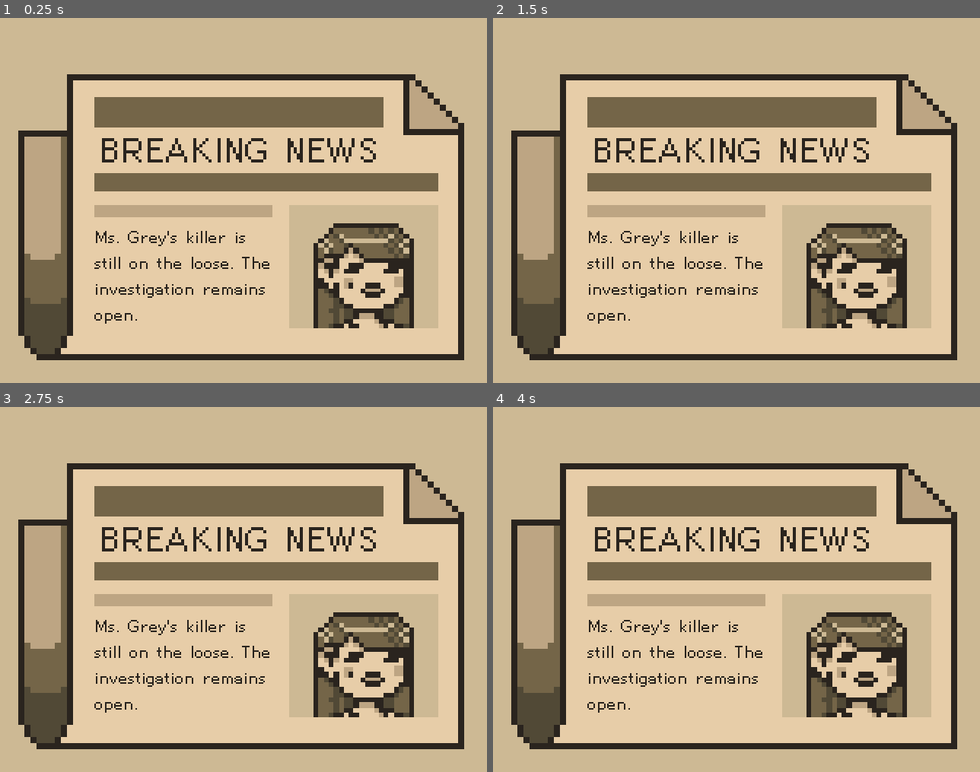
Above: before the commit, frames 1-4 (two rows, left to right).
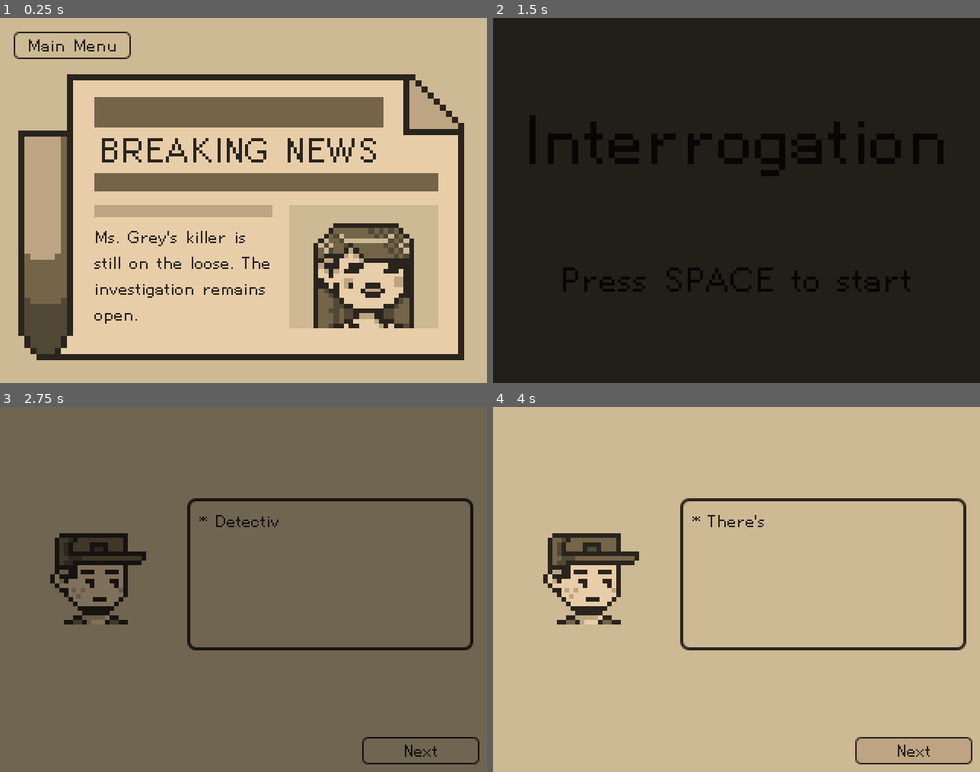
Above: after the commit, the same moments.

Repository: hkattt/game-off-2024
Game: Godot game, scene res://scenes/screens/lose.tscn
The game is run twice, just before and just after one commit, with the same random seed, the same clock (stepped at 60 frames per second) and the same inputs. This scene is started directly instead of the project's main scene. Sound files missing from this copy of the repository are replaced by a short silence.
Inputs (mouse positions are in pixels of both pictures, inside the frame that each line leads up to):
- Up to frame 1 (0.25 s): no input
- Up to frame 2 (1.5 s): click (566, 47) at 0.5 s, where only the run after the commit has a clickable "Main Menu"; tap Enter (ui_accept) at 1.25 s; hold Right (ui_right) from 1.28 s (still down)
- Up to frame 3 (2.75 s): keep holding Right (ui_right); tap Enter (ui_accept) at 1.52, 2.27 s; tap Space at 2 s
- Up to frame 4 (4 s): release Right (ui_right) at 2.75 s; click (911, 750) at 2.75 s, where only the run after the commit has a clickable "Next"; click (911, 750) at 3.5 s, where only the run after the commit has a clickable "Next"

The runs differ from the first frame. In frame 1, 0.4% of the frame differs, in the area x 2-27%, y 3-12%; in frame 2, 91%, in the area x 0-100%, y 0-100%; in frame 3, 89%; in frame 4, 60%.

Commit message:
Main menu button

Diff:
--- a/game-off-2024/scenes/screens/lose.tscn
+++ b/game-off-2024/scenes/screens/lose.tscn
@@ -1,8 +1,9 @@
-[gd_scene load_steps=4 format=3 uid="uid://cgaxipt6q2sph"]
+[gd_scene load_steps=5 format=3 uid="uid://cgaxipt6q2sph"]
 
 [ext_resource type="Texture2D" uid="uid://y8b50lq2kmdm" path="res://assets/newspaper.png.png" id="1_y6rim"]
 [ext_resource type="FontFile" uid="uid://dq4pyxfiswi2f" path="res://assets/font/HelvetiPixel.ttf" id="2_l1ksb"]
 [ext_resource type="PackedScene" uid="uid://dayyo42tlfn7n" path="res://scenes/ms_grey.tscn" id="3_lojbj"]
+[ext_resource type="PackedScene" uid="uid://dj456m2eant0h" path="res://scenes/ui/main_menu_button.tscn" id="4_km75t"]
 
 [node name="Lose" type="Node2D"]
 
@@ -41,3 +42,5 @@
 [node name="MsGrey" parent="." instance=ExtResource("3_lojbj")]
 position = Vector2(239, 169)
 scale = Vector2(1.09961, 1.09961)
+
+[node name="MainMenuButton" parent="." instance=ExtResource("4_km75t")]
--- a/game-off-2024/scenes/screens/victory.tscn
+++ b/game-off-2024/scenes/screens/victory.tscn
@@ -1,8 +1,9 @@
-[gd_scene load_steps=4 format=3 uid="uid://cy2wlk25kk4wf"]
+[gd_scene load_steps=5 format=3 uid="uid://cy2wlk25kk4wf"]
 
 [ext_resource type="Texture2D" uid="uid://y8b50lq2kmdm" path="res://assets/newspaper.png.png" id="2_mo5pc"]
 [ext_resource type="FontFile" uid="uid://dq4pyxfiswi2f" path="res://assets/font/HelvetiPixel.ttf" id="2_nvc7u"]
 [ext_resource type="PackedScene" uid="uid://clj2cx15h7sq" path="res://scenes/minigames/doctor/doctor.tscn" id="3_boxpp"]
+[ext_resource type="PackedScene" uid="uid://dj456m2eant0h" path="res://scenes/ui/main_menu_button.tscn" id="4_vla7a"]
 
 [node name="Victory" type="Node2D"]
 
@@ -41,3 +42,5 @@
 [node name="Doctor" parent="." instance=ExtResource("3_boxpp")]
 position = Vector2(239, 165)
 scale = Vector2(1.21875, 1.21875)
+
+[node name="MainMenuButton" parent="." instance=ExtResource("4_vla7a")]
--- /dev/null
+++ b/game-off-2024/scenes/ui/main_menu_button.tscn
@@ -0,0 +1,63 @@
+[gd_scene load_steps=5 format=3 uid="uid://dj456m2eant0h"]
+
+[ext_resource type="FontFile" uid="uid://dq4pyxfiswi2f" path="res://assets/font/HelvetiPixel.ttf" id="1_fqq0w"]
+[ext_resource type="Script" path="res://scripts/ui/main_menu_button.gd" id="2_1phw7"]
+
+[sub_resource type="StyleBoxFlat" id="StyleBoxFlat_nqqpl"]
+bg_color = Color(0.741176, 0.647059, 0.513726, 1)
+border_width_left = 1
+border_width_top = 1
+border_width_right = 1
+border_width_bottom = 1
+border_color = Color(0.164706, 0.141176, 0.117647, 1)
+corner_radius_top_left = 3
+corner_radius_top_right = 3
+corner_radius_bottom_right = 3
+corner_radius_bottom_left = 3
+expand_margin_left = 1.0
+expand_margin_top = 1.0
+expand_margin_right = 1.0
+expand_margin_bottom = 1.0
+
+[sub_resource type="StyleBoxFlat" id="StyleBoxFlat_7th6f"]
+bg_color = Color(0.803922, 0.72549, 0.580392, 1)
+border_width_left = 1
+border_width_top = 1
+border_width_right = 1
+border_width_bottom = 1
+border_color = Color(0.164706, 0.141176, 0.117647, 1)
+corner_radius_top_left = 3
+corner_radius_top_right = 3
+corner_radius_bottom_right = 3
+corner_radius_bottom_left = 3
+expand_margin_left = 1.0
+expand_margin_top = 1.0
+expand_margin_right = 1.0
+expand_margin_bottom = 1.0
+
+[node name="MainMenuButton" type="Button"]
+texture_filter = 3
+custom_minimum_size = Vector2(75, 0)
+offset_left = 10.0
+offset_top = 10.0
+offset_right = 85.0
+offset_bottom = 26.0
+focus_mode = 0
+theme_override_colors/font_hover_pressed_color = Color(0.164706, 0.141176, 0.117647, 1)
+theme_override_colors/font_hover_color = Color(0.164706, 0.141176, 0.117647, 1)
+theme_override_colors/font_pressed_color = Color(0.164706, 0.141176, 0.117647, 1)
+theme_override_colors/font_focus_color = Color(0.164706, 0.141176, 0.117647, 1)
+theme_override_colors/font_color = Color(0.164706, 0.141176, 0.117647, 1)
+theme_override_fonts/font = ExtResource("1_fqq0w")
+theme_override_styles/focus = SubResource("StyleBoxFlat_nqqpl")
+theme_override_styles/hover_pressed_mirrored = SubResource("StyleBoxFlat_nqqpl")
+theme_override_styles/hover_pressed = SubResource("StyleBoxFlat_nqqpl")
+theme_override_styles/hover_mirrored = SubResource("StyleBoxFlat_nqqpl")
+theme_override_styles/hover = SubResource("StyleBoxFlat_nqqpl")
+theme_override_styles/pressed_mirrored = SubResource("StyleBoxFlat_nqqpl")
+theme_override_styles/pressed = SubResource("StyleBoxFlat_nqqpl")
+theme_override_styles/normal = SubResource("StyleBoxFlat_7th6f")
+text = "Main Menu"
+script = ExtResource("2_1phw7")
+
+[connection signal="button_up" from="." to="." method="_on_button_up"]
--- /dev/null
+++ b/game-off-2024/scripts/ui/main_menu_button.gd
@@ -0,0 +1,8 @@
+extends Button
+
+const main_menu: PackedScene = preload("res://scenes/screens/start_menu.tscn")
+
+func _on_button_up() -> void:
+	await FadeWindow.fade_out()
+	get_tree().change_scene_to_packed(main_menu)
+	await FadeWindow.fade_in()
